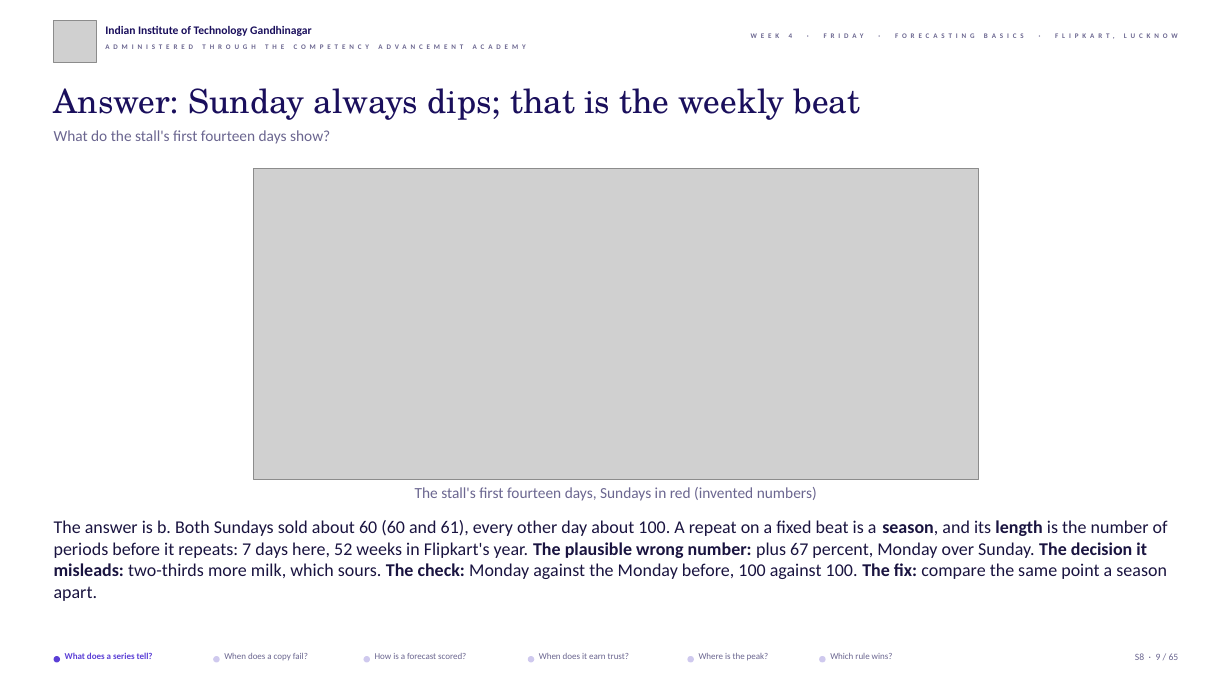
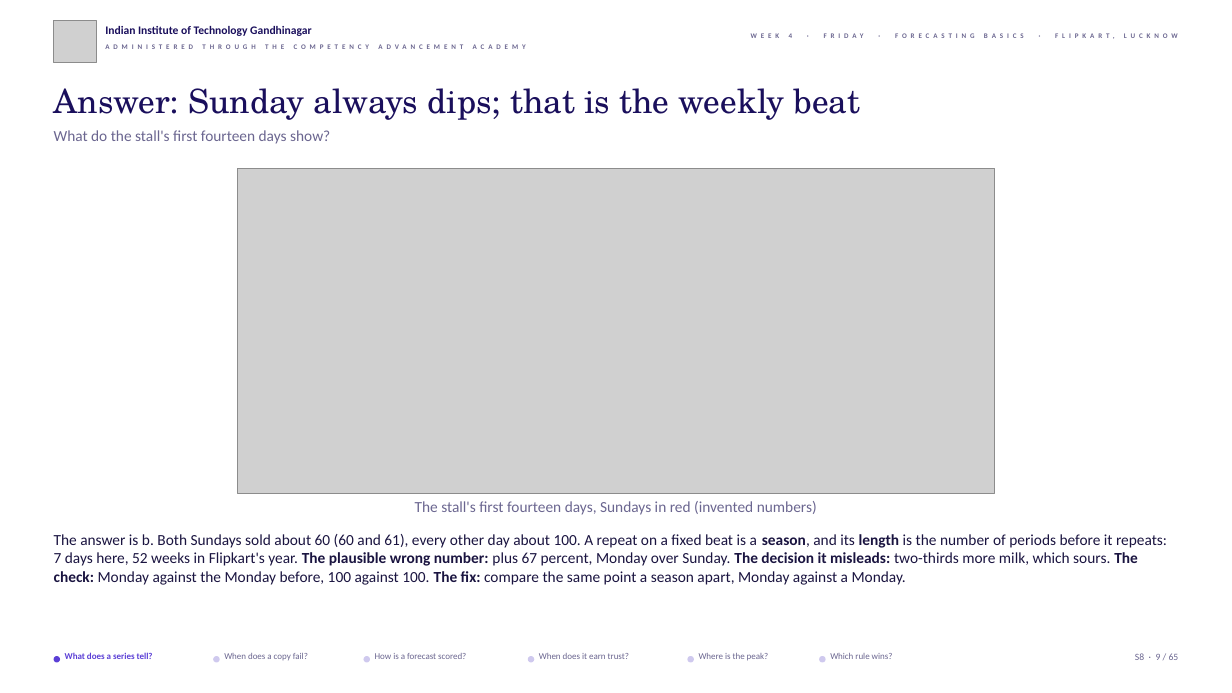
Before and after one commit to fde-academy-lab/c2-content-factory, a slide deck: slide 9 of content/W04/D5/slides/C2_W04_D05_half1_STUDENT.pptx. Drawn at 1232x693 pixels with LibreOffice and Linux fonts; fonts in the diff are those of the drawing; grey boxes stand for pictures; background and template pictures are left out. Boxes give left, top, right and bottom in pixels: in the first picture for what was removed or moved away, otherwise in the second. Text is boxed around its words. In the diff, an @@ line names an element or a change of style, - is before the commit and + after.

```diff
--- a/content/W04/D5/slides/C2_W04_D05_half1_STUDENT.pptx
+++ b/content/W04/D5/slides/C2_W04_D05_half1_STUDENT.pptx
@@ picture: place and size @@
-picture at (253, 168, 979, 480)
+picture at (238, 168, 995, 494)
@@ text "The stall's first fourteen days, ...": place and size @@
-text "The stall's first fourteen days, ..." at (415, 487, 817, 501)
+text "The stall's first fourteen days, ..." at (415, 501, 817, 515)
@@ text at (54, 534, 1167, 585): text changed; size 14 to 12 pt @@
-The answer is b. Both Sundays sold about 60 (60 and 61), every other day about 100. A repeat on a fixed beat is a season, and its length is the number of periods before it repeats: 7 days here, 52 weeks in Flipkart's year. The plausible wrong number: plus 67 percent, Monday over Sunday. The decision it misleads: two-thirds more milk, which sours. The check: Monday against the Monday before, 100 against 100. The fix: compare the same point a season apart.
+The answer is b. Both Sundays sold about 60 (60 and 61), every other day about 100. A repeat on a fixed beat is a season, and its length is the number of periods before it repeats: 7 days here, 52 weeks in Flipkart's year. The plausible wrong number: plus 67 percent, Monday over Sunday. The decision it misleads: two-thirds more milk, which sours. The check: Monday against the Monday before, 100 against 100. The fix: compare the same point a season apart, Monday against a Monday.
```
Also in this commit, not shown: 45 other slides changed, 5 other files.
